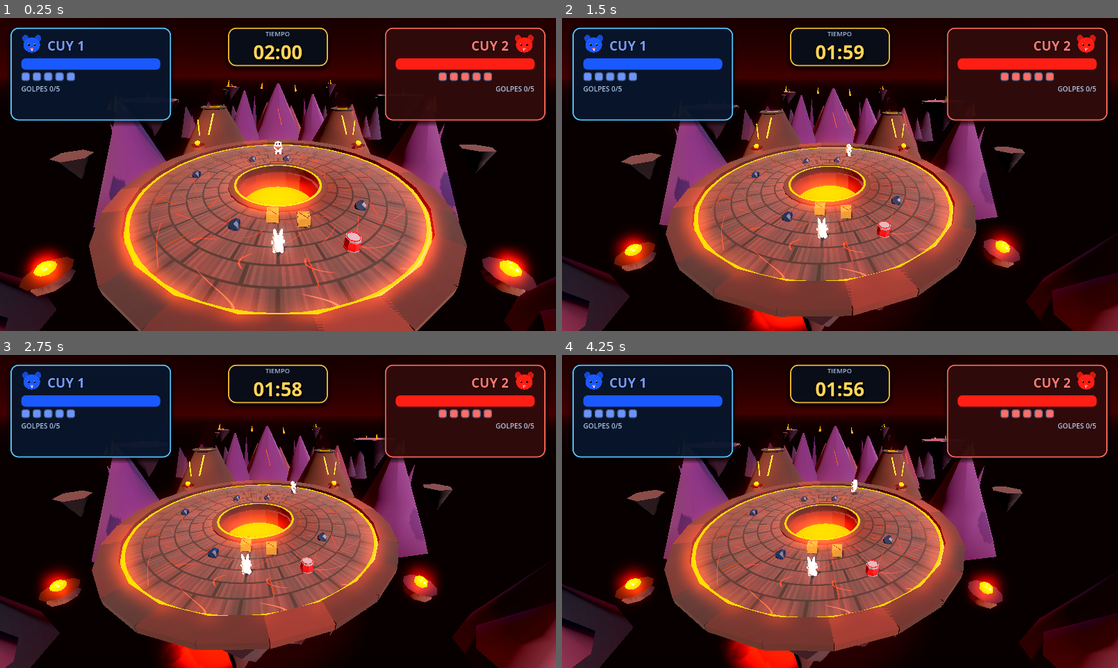
Above: before the commit, frames 1-4 (two rows, left to right).
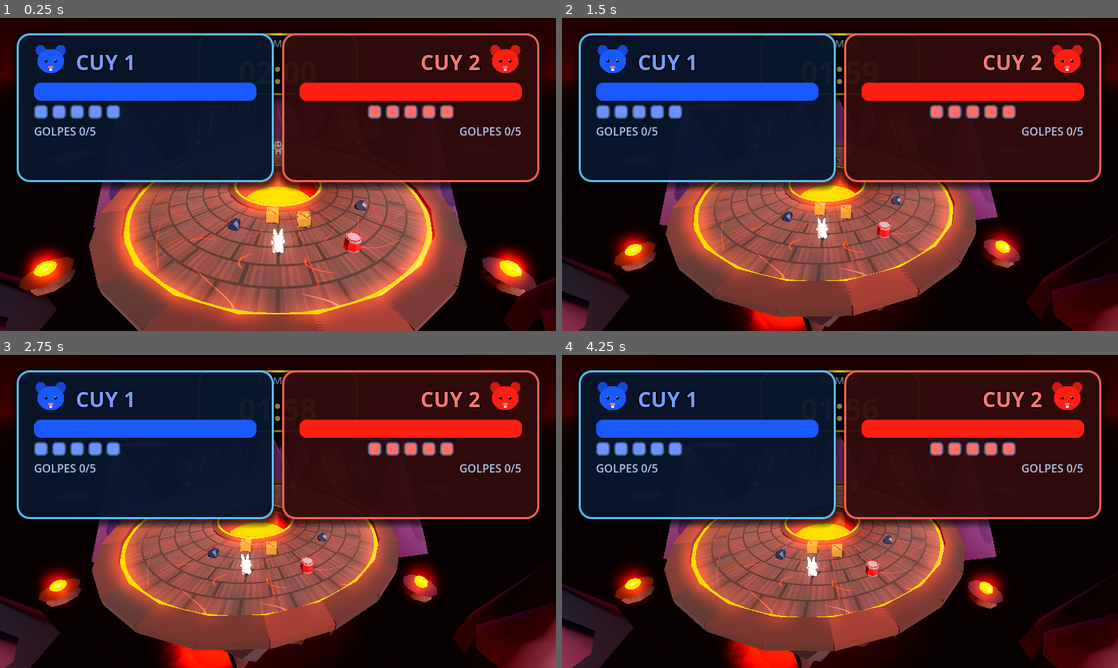
Above: after the commit, the same moments.

Repository: Delgado-dot/Cuy-Kombat
Game: Godot game, scene res://main.tscn
Two runs of this game, one before a commit and one after it. Both use one fixed random seed, a clock stepped at 60 frames per second and the inputs below. This scene is started directly instead of the project's main scene.
Inputs (mouse positions are in pixels of both pictures, inside the frame that each line leads up to):
- Up to frame 1 (0.25 s): no input
- Up to frame 2 (1.5 s): tap Enter (ui_accept) at 0.5, 0.77 s; move the mouse to (962, 158) at 0.52 s; hold Right (ui_right) 0.53-1.25 s; hold G (grab_p1) 0.53-1.25 s; click (962, 158) at 0.67 s; drag from (728, 190) to (812, 237) at 1.27 s
- Up to frame 3 (2.75 s): move the mouse to (333, 442) at 2.02 s; hold Right (ui_right) from 2.03 s (still down); tap R (throw_p1) at 2.1 s
- Up to frame 4 (4.25 s): release Right (ui_right) at 2.75 s; drag from (812, 574) to (673, 464) at 2.77 s; move the mouse to (1006, 558) at 3.52 s; hold Left (ui_left) from 3.53 s (still down); tap Space at 3.6 s; tap Enter (ui_accept) at 3.77 s

The runs differ from the first frame. In frame 1, 37% of the frame differs, in the area x 1-99%, y 3-56%; in frame 2, 36%; in frame 3, 36%; in frame 4, 36%.

Commit message:
feat: integrate inclined arena and menu adjustments

Diff:
--- a/main.tscn
+++ b/main.tscn
@@ -35,8 +35,8 @@
 script = ExtResource("6_spawn_manager")
 player_one_path = NodePath("../Player1")
 player_two_path = NodePath("../Player2")
-spawn_one_path = NodePath("../Arena/PuntosDeAparicion/SpawnJugador1")
-spawn_two_path = NodePath("../Arena/PuntosDeAparicion/SpawnJugador2")
+spawn_one_path = NodePath("../Arena/ArenaGameplayRoot/PuntosDeAparicion/SpawnJugador1")
+spawn_two_path = NodePath("../Arena/ArenaGameplayRoot/PuntosDeAparicion/SpawnJugador2")
 
 [node name="GameManager" type="Node" parent="." unique_id=428099557]
 script = ExtResource("5_game_manager")
--- a/project.godot
+++ b/project.godot
@@ -25,8 +25,11 @@
 
 window/size/viewport_width=1280
 window/size/viewport_height=720
-window/size/window_width_override=1280
-window/size/window_height_override=720
+window/size/window_width_override=0
+window/size/window_height_override=0
+window/stretch/mode=2
+window/stretch/aspect=2
+window/stretch/scale_mode=1
 
 [filesystem]
 
--- a/scenes/arenas/ArenaBase.tscn
+++ b/scenes/arenas/ArenaBase.tscn
@@ -1,4 +1,6 @@
-[gd_scene load_steps=67 format=3]
+[gd_scene load_steps=68 format=3]
+
+[ext_resource type="Script" path="res://scripts/systems/mutations/arena_gameplay_root.gd" id="1_tilt"]
 
 [sub_resource type="StandardMaterial3D" id="MaterialRosaBase"]
 albedo_color = Color(0.075, 0.025, 0.035, 1)
@@ -410,6 +412,10 @@
 
 [node name="ArenaBase" type="Node3D"]
 
+[node name="ArenaGameplayRoot" type="Node3D" parent="."]
+script = ExtResource("1_tilt")
+gameplay_node_paths = Array[NodePath]([NodePath("../EscenarioPelea/ArenaFlotante"), NodePath("../EscenarioPelea/ZonaDeCaida"), NodePath("../Colisiones"), NodePath("../PuntosDeAparicion")])
+
 [node name="EscenarioPelea" type="Node3D" parent="."]
 
 [node name="ArenaFlotante" type="Node3D" parent="EscenarioPelea"]
--- a/scenes/arenas/ArenaMitadDelMundo.tscn
+++ b/scenes/arenas/ArenaMitadDelMundo.tscn
@@ -1,4 +1,6 @@
 [gd_scene format=3 uid="uid://ingj0dkvs0ep"]
+
+[ext_resource type="Script" path="res://scripts/systems/mutations/arena_gameplay_root.gd" id="1_tilt"]
 
 [sub_resource type="StandardMaterial3D" id="MatBasePiedra"]
 albedo_color = Color(0.245, 0.235, 0.215, 1)
@@ -288,6 +290,10 @@
 [node name="ArenaMitadDelMundo" type="Node3D" unique_id=1511745362]
 editor_description = "Arena diurna inspirada en la Mitad del Mundo de Ecuador. Mantiene las mismas unidades jugables, SpawnPoints y contrato de eliminacion que ArenaBase."
 
+[node name="ArenaGameplayRoot" type="Node3D" parent="."]
+script = ExtResource("1_tilt")
+gameplay_node_paths = Array[NodePath]([NodePath("../Gameplay"), NodePath("../GameplayCollision"), NodePath("../ZonaEliminacion"), NodePath("../PuntosDeAparicion"), NodePath("../Decoracion/PlataformaFlotante")])
+
 [node name="Gameplay" type="Node3D" parent="." unique_id=219267474]
 
 [node name="Piso" type="Node3D" parent="Gameplay" unique_id=2103570850]
--- a/scenes/arenas/ArenaQuito.tscn
+++ b/scenes/arenas/ArenaQuito.tscn
@@ -1,4 +1,6 @@
 [gd_scene format=3 uid="uid://ibqi8bdwjfly"]
+
+[ext_resource type="Script" path="res://scripts/systems/mutations/arena_gameplay_root.gd" id="1_tilt"]
 
 [sub_resource type="StandardMaterial3D" id="MatBasePiedra"]
 albedo_color = Color(0.105, 0.075, 0.065, 1)
@@ -413,6 +415,10 @@
 [node name="ArenaQuito" type="Node3D" unique_id=1854846992]
 editor_description = "Arena nocturna jugable inspirada en la Plaza de San Francisco y el Centro Historico de Quito."
 
+[node name="ArenaGameplayRoot" type="Node3D" parent="."]
+script = ExtResource("1_tilt")
+gameplay_node_paths = Array[NodePath]([NodePath("../Gameplay"), NodePath("../GameplayCollision"), NodePath("../ZonaEliminacion"), NodePath("../PuntosDeAparicion"), NodePath("../Decoracion/PlataformaFlotante")])
+
 [node name="Gameplay" type="Node3D" parent="." unique_id=686003664]
 
 [node name="Piso" type="Node3D" parent="Gameplay" unique_id=1416379190]
--- a/scenes/ui/main_menu.tscn
+++ b/scenes/ui/main_menu.tscn
@@ -217,9 +217,9 @@
 anchor_right = 1.0
 anchor_bottom = 1.0
 offset_left = 32.0
-offset_top = 280.0
+offset_top = 16.0
 offset_right = -32.0
-offset_bottom = -60.0
+offset_bottom = -16.0
 grow_horizontal = 2
 grow_vertical = 2
 
@@ -227,7 +227,7 @@
 layout_mode = 2
 
 [node name="Panel" type="PanelContainer" parent="MainMenu/Margin/Center"]
-custom_minimum_size = Vector2(700, 625)
+custom_minimum_size = Vector2(520, 480)
 layout_mode = 2
 theme_override_styles/panel = SubResource("StyleBox_main_open")
 
--- /dev/null
+++ b/scripts/systems/mutations/arena_gameplay_root.gd
@@ -0,0 +1,92 @@
+class_name ArenaGameplayRoot
+extends Node3D
+
+@export var gameplay_node_paths: Array[NodePath] = []
+@export_range(0.1, 2.0, 0.05) var activation_duration := 0.75
+
+var _game_manager: Node
+var _round_active := false
+var _tilt_active := false
+var _tilt_angle := 0.0
+var _tilt_speed := 0.0
+var _tilt_phase := 0.0
+var _tilt_weight := 0.0
+var _base_transform := Transform3D.IDENTITY
+
+func _ready() -> void:
+	process_mode = Node.PROCESS_MODE_PAUSABLE
+	var initial_global := global_transform
+	top_level = true
+	global_transform = initial_global
+	_base_transform = transform
+	set_physics_process(false)
+	if not MutationManager.mutations_changed.is_connected(_refresh_mutation_state):
+		MutationManager.mutations_changed.connect(_refresh_mutation_state)
+	call_deferred("_setup")
+
+func _exit_tree() -> void:
+	_restore_base_transform()
+
+func _setup() -> void:
+	for node_path in gameplay_node_paths:
+		var gameplay_node := get_node_or_null(node_path) as Node3D
+		if gameplay_node == null:
+			push_error("ArenaGameplayRoot: no se encontro el nodo jugable %s." % node_path)
+			continue
+		gameplay_node.reparent(self, true)
+	var arena := get_parent()
+	var main := arena.get_parent() if arena != null else null
+	_game_manager = main.get_node_or_null("GameManager") if main != null else null
+	if _game_manager == null:
+		push_error("ArenaGameplayRoot: no se encontro GameManager.")
+		return
+	if not _game_manager.match_started.is_connected(_on_match_started):
+		_game_manager.match_started.connect(_on_match_started)
+	if not _game_manager.match_finished.is_connected(_on_match_finished):
+		_game_manager.match_finished.connect(_on_match_finished)
+	_round_active = _game_manager.get("match_state") == GameManager.MatchState.PLAYING
+	_refresh_mutation_state()
+
+func _refresh_mutation_state() -> void:
+	_tilt_angle = MutationManager.get_arena_tilt_angle()
+	_tilt_speed = MutationManager.get_arena_tilt_speed()
+	var should_tilt := _round_active and _tilt_angle > 0.0 and _tilt_speed > 0.0
+	if not should_tilt:
+		_stop_tilt()
+		return
+	if _tilt_active:
+		return
+	_tilt_active = true
+	_tilt_phase = 0.0
+	_tilt_weight = 0.0
+	set_physics_process(true)
+
+func _physics_process(delta: float) -> void:
+	if not _tilt_active:
+		return
+	_tilt_weight = move_toward(_tilt_weight, 1.0, delta / activation_duration)
+	_tilt_phase = fposmod(_tilt_phase + _tilt_speed * delta, TAU)
+	var tilt_axis := Vector3(cos(_tilt_phase), 0.0, sin(_tilt_phase)).normalized()
+	var tilt_basis := Basis(tilt_axis, _tilt_angle * _tilt_weight)
+	var base_rotation := _base_transform.basis.orthonormalized()
+	var base_scale := _base_transform.basis.get_scale()
+	var tilted_basis := base_rotation * tilt_basis * Basis.from_scale(base_scale)
+	transform = Transform3D(tilted_basis, _base_transform.origin)
+
+func _stop_tilt() -> void:
+	_tilt_active = false
+	_tilt_phase = 0.0
+	_tilt_weight = 0.0
+	set_physics_process(false)
+	_restore_base_transform()
+
+func _restore_base_transform() -> void:
+	transform = _base_transform
+
+func _on_match_started() -> void:
+	_round_active = true
+	_refresh_mutation_state()
+
+func _on_match_finished(_winner: Node) -> void:
+	_round_active = false
+	_stop_tilt()
--- a/scripts/systems/mutations/inclined_arena.gd
+++ b/scripts/systems/mutations/inclined_arena.gd
@@ -1,12 +1,9 @@
 class_name InclinedArenaMutation
 extends Mutation
 
-## Arena inclinada: la arena empuja a los jugadores, que se deslizan hacia
-## una dirección fija. Se devuelve una velocidad de deslizamiento constante
-## (unidades/s) que el player suma a su velocidad horizontal en el estado
-## NORMAL. Modifica la dirección/ fuerza con SLIDE_VELOCITY.
-
-const SLIDE_VELOCITY := Vector3(1.8, 0.0, 0.0)
+const TILT_ANGLE := deg_to_rad(9.0)
+const TILT_SPEED := 0.55
+const SLIDE_SPEED := 1.8
 
 func get_id() -> StringName:
 	return &"inclined_arena"
@@ -15,7 +12,21 @@
 	return "Arena inclinada"
 
 func get_description() -> String:
-	return "Los jugadores se deslizan hacia una dirección."
+	return "La direccion de la pendiente gira lentamente durante la ronda."
 
-func get_slide_direction(_player: Node) -> Vector3:
-	return SLIDE_VELOCITY
+func get_slide_direction(player: Node) -> Vector3:
+	var character := player as CharacterBody3D
+	if character == null or not character.is_on_floor():
+		return Vector3.ZERO
+	var downhill := Vector3.DOWN.slide(character.get_floor_normal())
+	var slope_strength := clampf(downhill.length() / sin(TILT_ANGLE), 0.0, 1.0)
+	downhill.y = 0.0
+	if downhill.length_squared() < 0.000001:
+		return Vector3.ZERO
+	return downhill.normalized() * SLIDE_SPEED * slope_strength
+
+func get_arena_tilt_angle() -> float:
+	return TILT_ANGLE
+
+func get_arena_tilt_speed() -> float:
+	return TILT_SPEED
--- a/scripts/systems/mutations/mutation.gd
+++ b/scripts/systems/mutations/mutation.gd
@@ -26,6 +26,12 @@
 func get_slide_direction(_player: Node) -> Vector3:
 	return Vector3.ZERO
 
+func get_arena_tilt_angle() -> float:
+	return 0.0
+
+func get_arena_tilt_speed() -> float:
+	return 0.0
+
 ## Multiplicador de escala (tamaño) que esta mutación aplica al jugador y a
 ## sus hitboxes (cuy gigante). Devuelve 1.0 cuando no modifica el tamaño.
 func get_scale_multiplier(_player: Node) -> float:
--- a/scripts/systems/mutations/mutation_manager.gd
+++ b/scripts/systems/mutations/mutation_manager.gd
@@ -118,6 +118,18 @@
 		result += (mutation as Mutation).get_slide_direction(player)
 	return result
 
+func get_arena_tilt_angle() -> float:
+	var result := 0.0
+	for mutation in _active.values():
+		result = maxf(result, (mutation as Mutation).get_arena_tilt_angle())
+	return result
+
+func get_arena_tilt_speed() -> float:
+	var result := 0.0
+	for mutation in _active.values():
+		result = maxf(result, (mutation as Mutation).get_arena_tilt_speed())
+	return result
+
 ## Multiplica los multiplicadores de escala (tamaño) de las mutaciones
 ## activas. Devuelve 1.0 cuando ninguna mutación modifica el tamaño.
 func get_scale_multiplier(player: Node) -> float:
Not shown, added: scripts/systems/mutations/arena_gameplay_root.gd.uid
